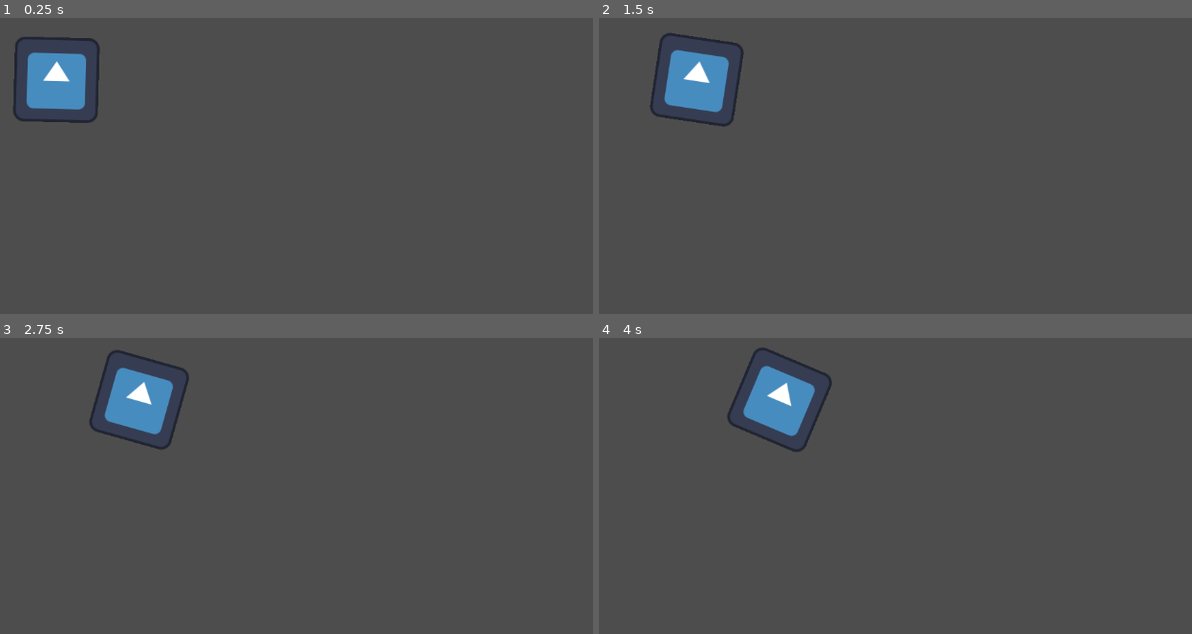
Above: before the commit, frames 1-4 (two rows, left to right).
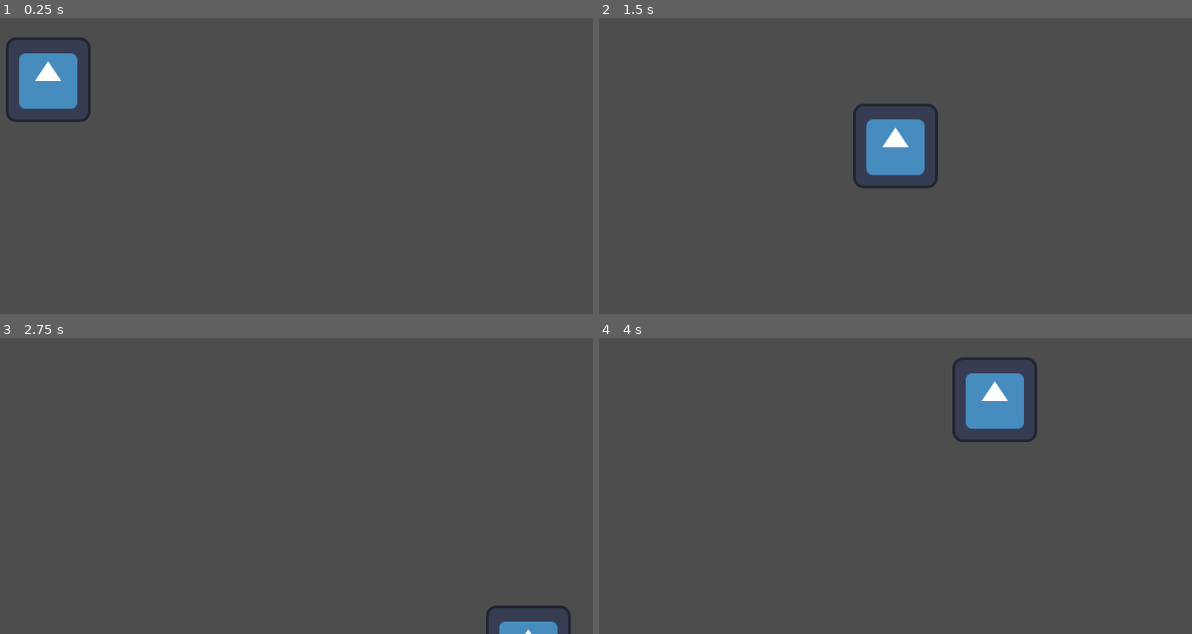
Above: after the commit, the same moments.

Repository: ralphmarondev/AGentleLife
Game: Godot game, scene res://scenes/Farm.tscn
The game is run twice, just before and just after one commit, with the same random seed, the same clock (stepped at 60 frames per second) and the same inputs. The engine's default icon, where the game draws it, is replaced by a stand-in: a white triangle on a blue panel in a dark square.
Inputs:
- Up to frame 1 (0.25 s): no input
- Up to frame 2 (1.5 s): hold Right (right, bound only after the commit) 0.53-1.28 s; hold Down (down, bound only after the commit) from 1.28 s (still down)
- Up to frame 3 (2.75 s): release Down (down, bound only after the commit) at 2.03 s; hold Right (right, bound only after the commit) from 2.03 s (still down)
- Up to frame 4 (4 s): release Right (right, bound only after the commit) at 2.78 s; hold Up (up, bound only after the commit) 2.78-3.53 s; hold Left (left, bound only after the commit) from 3.53 s (still down)

The runs differ from the first frame. In frame 1, 1.4% of the frame differs, in the area x 0-17%, y 6-36%; in frame 2, 4.8%, in the area x 8-58%, y 5-58%; in frame 3, 3.1%; in frame 4, 4.8%.

Commit message:
moving player with my keyboard

Diff:
--- a/project.godot
+++ b/project.godot
@@ -15,6 +15,29 @@
 config/features=PackedStringArray("4.6", "Forward Plus")
 config/icon="res://icon.svg"
 
+[input]
+
+right={
+"deadzone": 0.2,
+"events": [Object(InputEventKey,"resource_local_to_scene":false,"resource_name":"","device":-1,"window_id":0,"alt_pressed":false,"shift_pressed":false,"ctrl_pressed":false,"meta_pressed":false,"pressed":false,"keycode":0,"physical_keycode":4194321,"key_label":0,"unicode":0,"location":0,"echo":false,"script":null)
+]
+}
+left={
+"deadzone": 0.2,
+"events": [Object(InputEventKey,"resource_local_to_scene":false,"resource_name":"","device":-1,"window_id":0,"alt_pressed":false,"shift_pressed":false,"ctrl_pressed":false,"meta_pressed":false,"pressed":false,"keycode":0,"physical_keycode":4194319,"key_label":0,"unicode":0,"location":0,"echo":false,"script":null)
+]
+}
+down={
+"deadzone": 0.2,
+"events": [Object(InputEventKey,"resource_local_to_scene":false,"resource_name":"","device":-1,"window_id":0,"alt_pressed":false,"shift_pressed":false,"ctrl_pressed":false,"meta_pressed":false,"pressed":false,"keycode":0,"physical_keycode":4194322,"key_label":0,"unicode":0,"location":0,"echo":false,"script":null)
+]
+}
+up={
+"deadzone": 0.2,
+"events": [Object(InputEventKey,"resource_local_to_scene":false,"resource_name":"","device":-1,"window_id":0,"alt_pressed":false,"shift_pressed":false,"ctrl_pressed":false,"meta_pressed":false,"pressed":false,"keycode":0,"physical_keycode":4194320,"key_label":0,"unicode":0,"location":0,"echo":false,"script":null)
+]
+}
+
 [physics]
 
 3d/physics_engine="Jolt Physics"
--- a/scripts/Player.gd
+++ b/scripts/Player.gd
@@ -1,12 +1,14 @@
 extends Node2D
 
+@export var speed = 500
 
 # Called when the node enters the scene tree for the first time.
-func _ready() -> void:
+func _ready():
 	position = Vector2(100, 200)
 
 
 # Called every frame. 'delta' is the elapsed time since the previous frame.
-func _process(delta: float) -> void:
-	position += Vector2(1, 0) * 50 * delta
-	$"PlayerImage".rotation += 0.1 * delta
+func _process(delta: float):
+	# -x (going left), +x (going right), -y (going up), +y (going down)
+	var direction = Input.get_vector("left", "right", "up", "down")
+	position += direction * speed * delta
